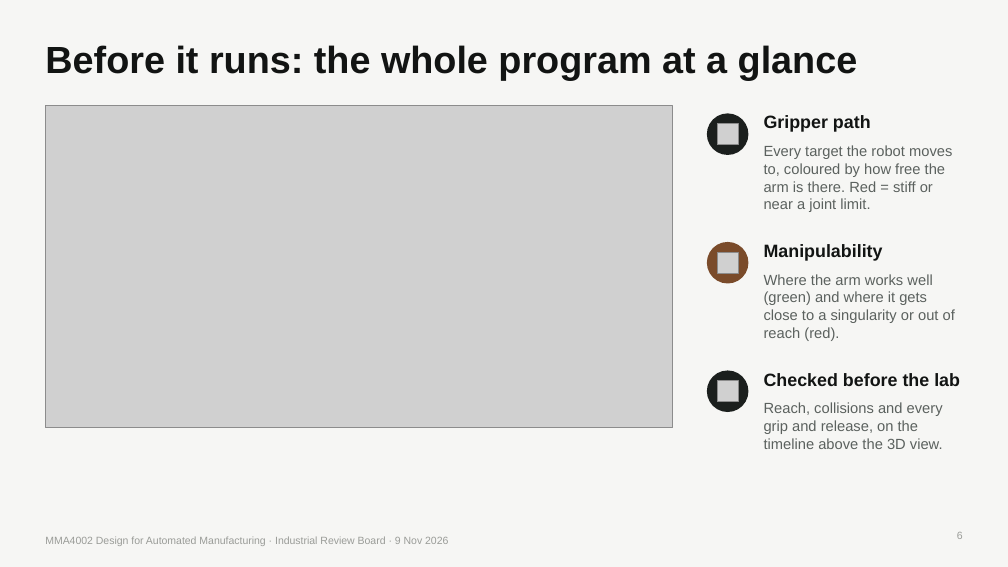
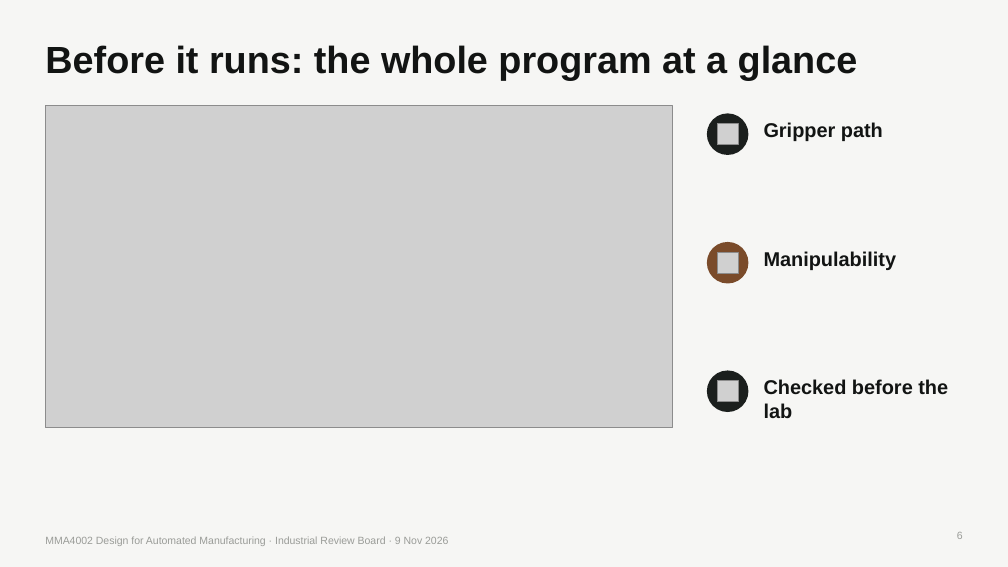
Before and after one commit to bjorgex/mma4002-h26-outdoor-furniture, a slide deck: slide 6 of assignment-5-industrial-review-board-presentation/MMA4002_IRB_Outdoor_Bench_v2.pptx. Drawn at 1008x567 pixels with LibreOffice and Linux fonts; fonts in the diff are those of the drawing; grey boxes stand for pictures. Boxes give left, top, right and bottom in pixels: in the first picture for what was removed or moved away, otherwise in the second. Text is boxed around its words. In the diff, an @@ line names an element or a change of style, - is before the commit and + after.

```diff
--- a/assignment-5-industrial-review-board-presentation/MMA4002_IRB_Outdoor_Bench_v2.pptx
+++ b/assignment-5-industrial-review-board-presentation/MMA4002_IRB_Outdoor_Bench_v2.pptx
@@ text "Gripper path": place and size @@
-text "Gripper path" at bbox=[764, 115, 871, 132]
+text "Gripper path" at bbox=[764, 122, 883, 141]
@@ text removed at bbox=[764, 145, 952, 212] @@
-Every target the robot moves to, coloured by how free the arm is there. Red = stiff or near a joint limit.
@@ text "Manipulability": place and size @@
-text "Manipulability" at bbox=[764, 244, 883, 261]
+text "Manipulability" at bbox=[764, 251, 897, 270]
@@ text removed at bbox=[764, 274, 955, 341] @@
-Where the arm works well (green) and where it gets close to a singularity or out of reach (red).
@@ size 17 to 19 pt in 3 elements at bbox=[764, 122, 883, 141], bbox=[764, 251, 897, 270], bbox=[764, 379, 948, 419] @@
@@ text removed at bbox=[764, 402, 943, 449] @@
-Reach, collisions and every grip and release, on the timeline above the 3D view.
```
Also in this commit, not shown: 7 other slides changed, 3 other files.
